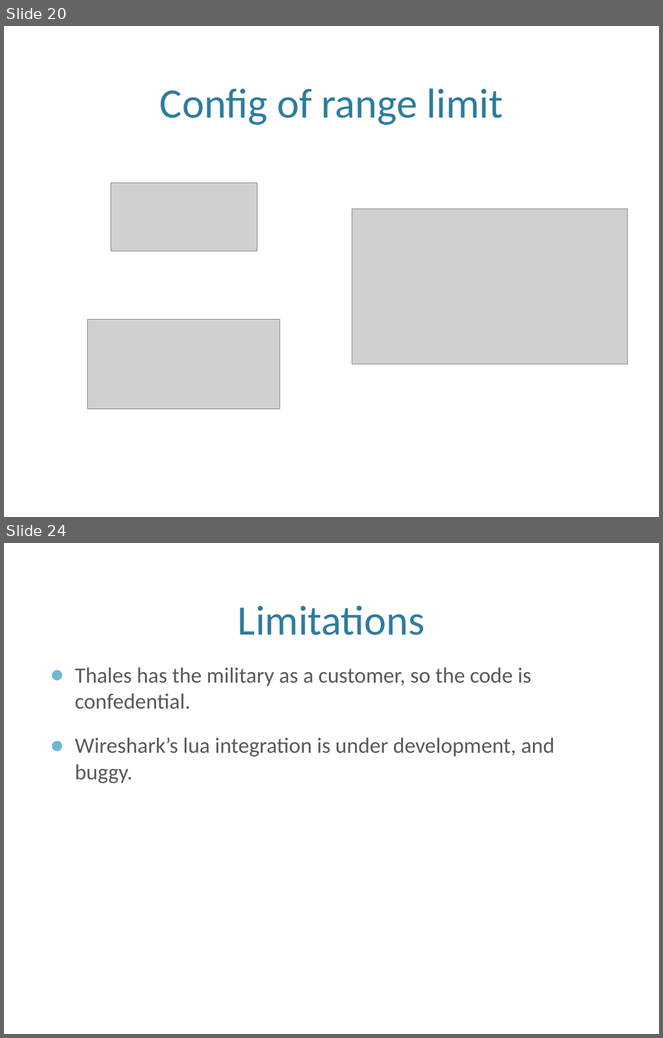
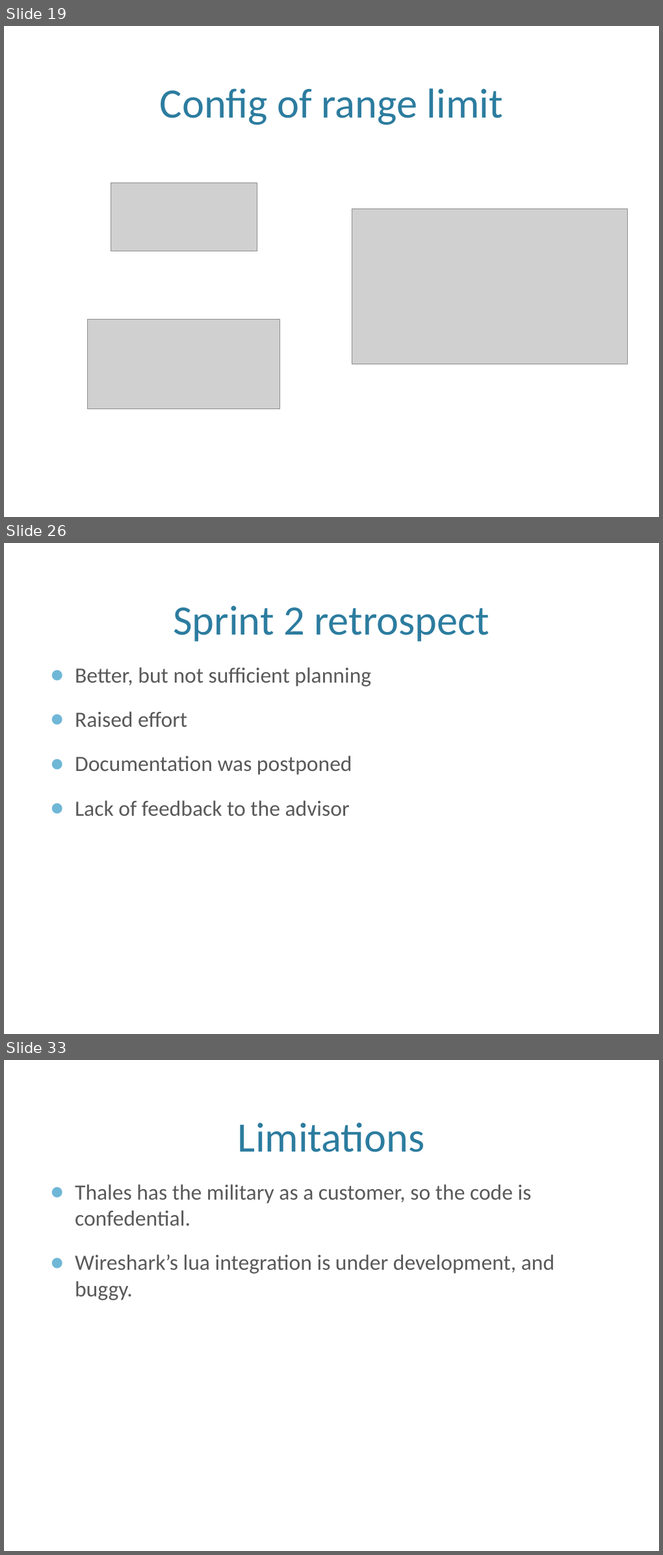
Before and after one commit to eventh/kpro9, a slide deck: presentation/TDT4290_FinalPresentasjon.pptx. Shown one above the other, each under a label of ours: slides 20 and 24 before the commit, slides 19, 26 and 33 after it; the slides between them are not shown. The pictures are 663x1038 and 663x1555 pixels, drawn with LibreOffice and Linux fonts; fonts in the diff are those of the drawing; grey boxes stand for pictures; background and template pictures are left out. Boxes give left, top, right and bottom in pixels: in the first picture for what was removed or moved away, otherwise in the second. Text is boxed around its words. In the diff, an @@ line names an element or a change of style, - is before the commit and + after.

```diff
--- a/presentation/TDT4290_FinalPresentasjon.pptx
+++ b/presentation/TDT4290_FinalPresentasjon.pptx
@@ slide 26 added at (x1=4, y1=543, x2=659, y2=1034), background picture (left out) @@
@@ title added at (x1=173, y1=605, x2=490, y2=642), 46 pt, text #2C7C9F @@
+Sprint 2 retrospect
@@ text added at (x1=75, y1=667, x2=371, y2=816), 24 pt, text #595959 @@
+● Better, but not sufficient planning
+● Raised effort
+● Documentation was postponed
+● Lack of feedback to the advisor
@@ what was slide 20 is now slide 19 @@
@@ what was slide 24 is now slide 33 @@
```
Also in this commit, not shown: 3 slides changed, 9 other slides added, 1 slide removed, 4 other files.
